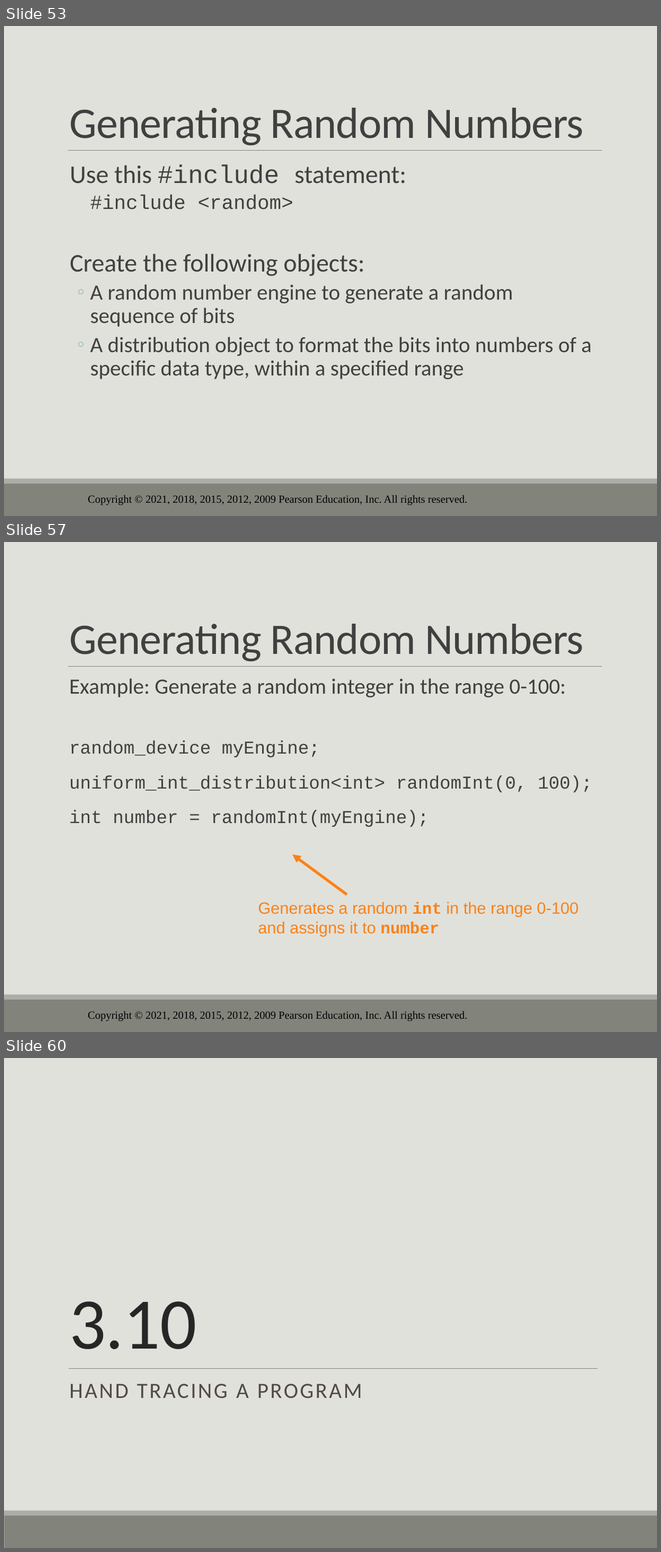
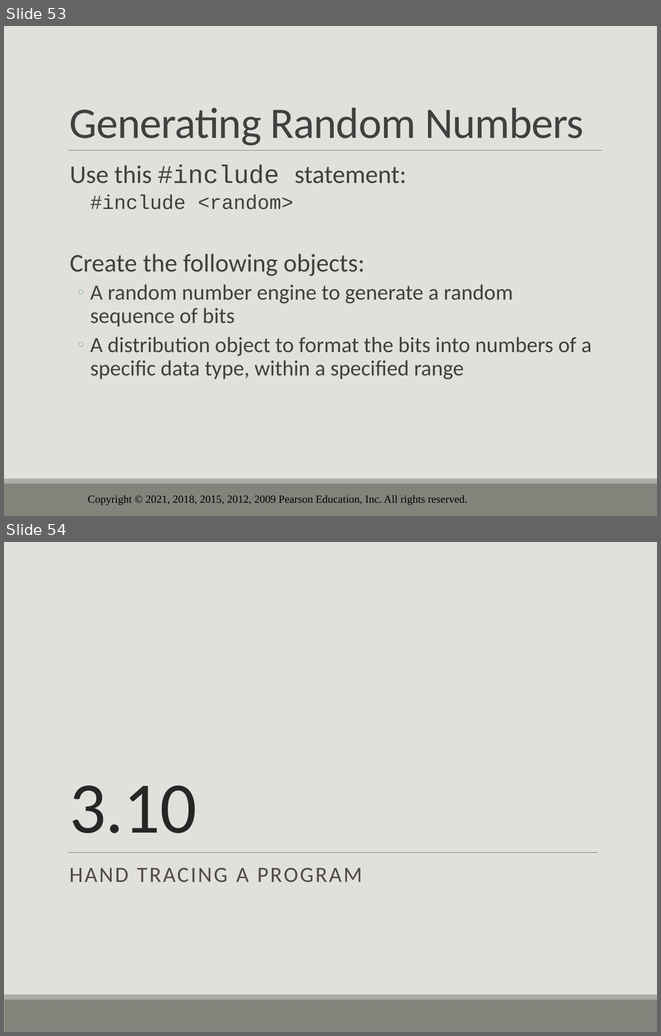
Before and after one commit to drolsonmi/eng1400, a slide deck: 1400_03_Expressions and Interactivity.pptx. Shown one above the other, each under a label of ours: slides 53, 57 and 60 before the commit, slides 53 and 54 after it; the slides between them are not shown. The pictures are 661x1552 and 661x1036 pixels, drawn with LibreOffice and Linux fonts; fonts in the diff are those of the drawing; background and template pictures are left out. Boxes give left, top, right and bottom in pixels: in the first picture for what was removed or moved away, otherwise in the second. Text is boxed around its words. In the diff, an @@ line names an element or a change of style, - is before the commit and + after.

```diff
--- a/1400_03_Expressions and Interactivity.pptx
+++ b/1400_03_Expressions and Interactivity.pptx
@@ slide 57 removed at (4,542,657,1032), background #E1E1DB; not listed: 4 template elements that a slide beside it also shows @@
@@ title removed at (69,624,584,661) @@
-Generating Random Numbers
@@ text removed at (69,678,592,827) @@
-  Example: Generate a random integer in the range 0-100:
-  random_device myEngine;
-  uniform_int_distribution<int> randomInt(0, 100);
-  int number = randomInt(myEngine);
@@ arrow removed from (347, 894) to (293, 854) @@
@@ text removed at (258,901,579,936) @@
-Generates a random int in the range 0-100 and assigns it to number
@@ what was slide 60 is now slide 54 @@
```
Also in this commit, not shown: 9 slides changed, 5 other slides removed, 1 other file.
